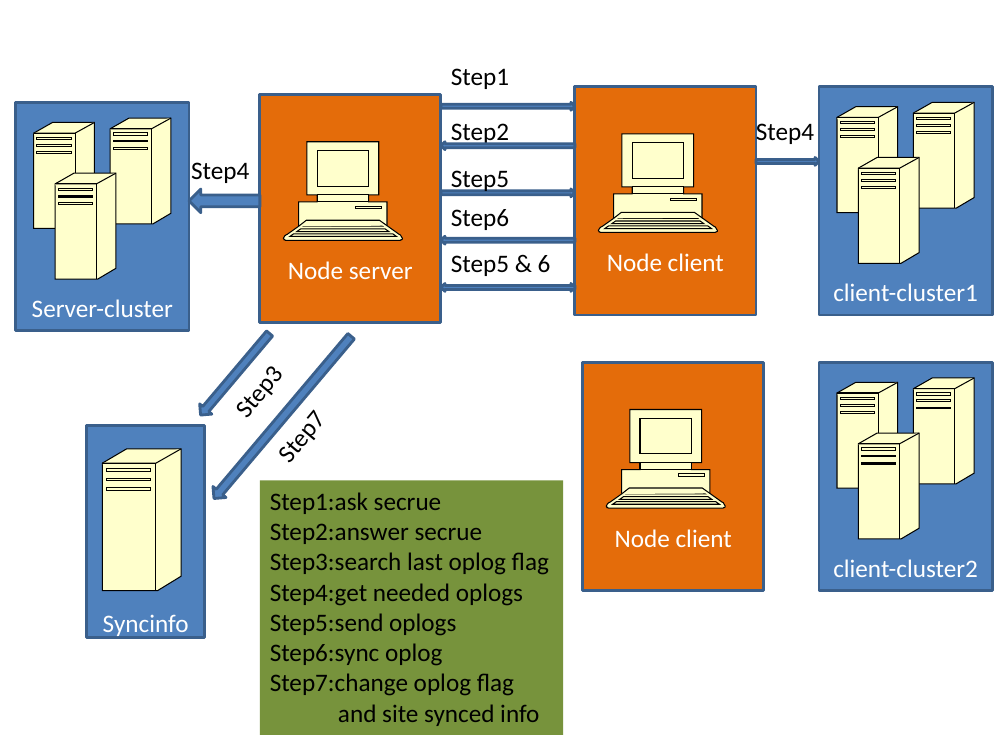
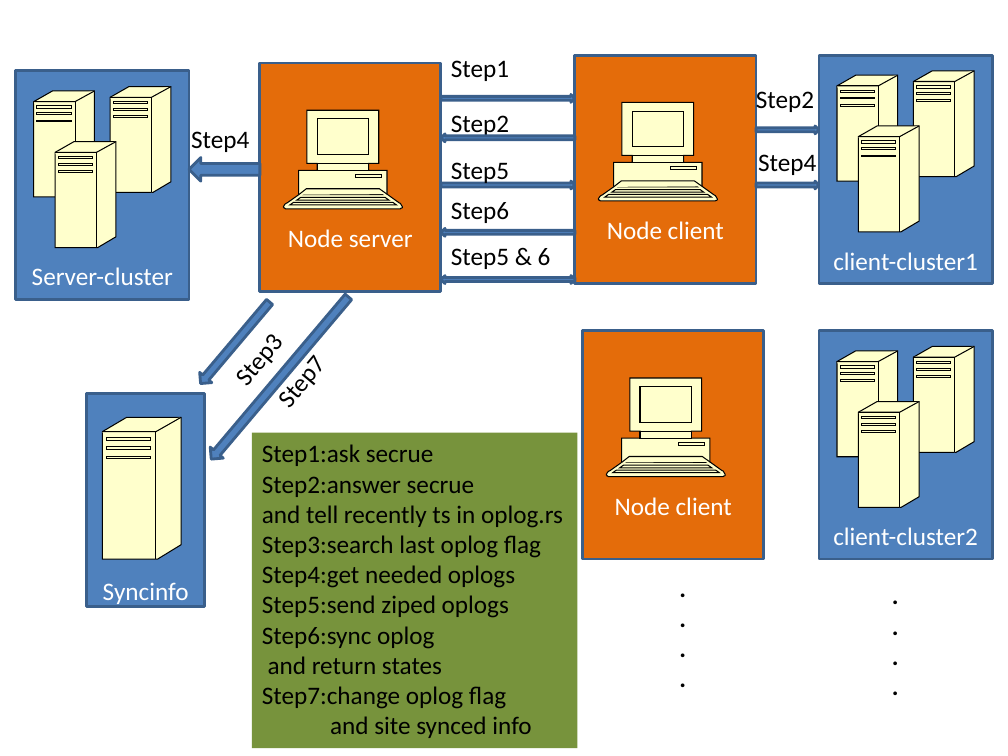
Before and after one commit to samoin/sync-mongodb-clusters, a slide deck: slide 2 of help.pptx (slide 1 before the commit). Drawn at 1008x756 pixels with LibreOffice and Linux fonts; fonts in the diff are those of the drawing; background and template pictures are left out. Boxes give left, top, right and bottom in pixels: in the first picture for what was removed or moved away, otherwise in the second. Text is boxed around its words. In the diff, an @@ line names an element or a change of style, - is before the commit and + after.

```diff
--- a/help.pptx
+++ b/help.pptx
@@ rectangle "Node server": place and size @@
-rectangle "Node server" at (260,95,442,324)
+rectangle "Node server" at (260,62,442,291)
@@ text added at (756,88,814,115), 18 pt, text #000000 @@
+Step2
@@ 13 freeform shapes, 6 rectangles, 3 right arrows, 2 texts: place and size @@
-13 freeform shapes, 6 rectangles, 3 right arrows, 2 texts at (16,87,993,638)
+13 freeform shapes, 6 rectangles, 3 right arrows, 2 texts at (16,55,993,607)
@@ text "Step4" rewrapped from (756,119,814,146) to (758,154,816,175) @@
@@ right arrow added at (756,181,820,190), fill #4F81BD, outline #3A5F8C 2 pt @@
@@ 2 right arrows, 1 text: place and size @@
-2 right arrows, 1 text at (440,123,575,244)
+2 right arrows, 1 text at (440,115,575,237)
@@ right arrow: place and size @@
-right arrow at (208,331,358,505)
+right arrow at (205,292,355,465)
@@ 4 texts, 4 right arrows: place and size @@
-4 texts, 4 right arrows at (440,68,575,291)
+4 texts, 4 right arrows at (440,60,575,283)
@@ text "Step7": place and size @@
-text "Step7" at (260,354,372,478)
+text "Step7" at (260,300,372,424)
@@ rectangle "Step1:ask secrue": place and size @@
-rectangle "Step1:ask secrue" at (260,481,563,735)
+rectangle "Step1:ask secrue" at (252,432,578,748)
@@ text in rectangle at (262,505,563,528): paragraph added @@
+and tell recently ts in oplog.rs
@@ text added at (669,568,692,700), 18 pt, text #000000, bold @@
+.
+.
+.
+.
@@ text in rectangle at (262,595,509,618): text changed @@
-Step5:send oplogs
+Step5:send ziped oplogs
@@ text added at (882,575,905,707), 18 pt, text #000000, bold @@
+.
+.
+.
+.
@@ text in rectangle at (268,656,442,674): paragraph added @@
+and return states
```
Also in this commit, not shown: 4 slides added, 1 other file.
